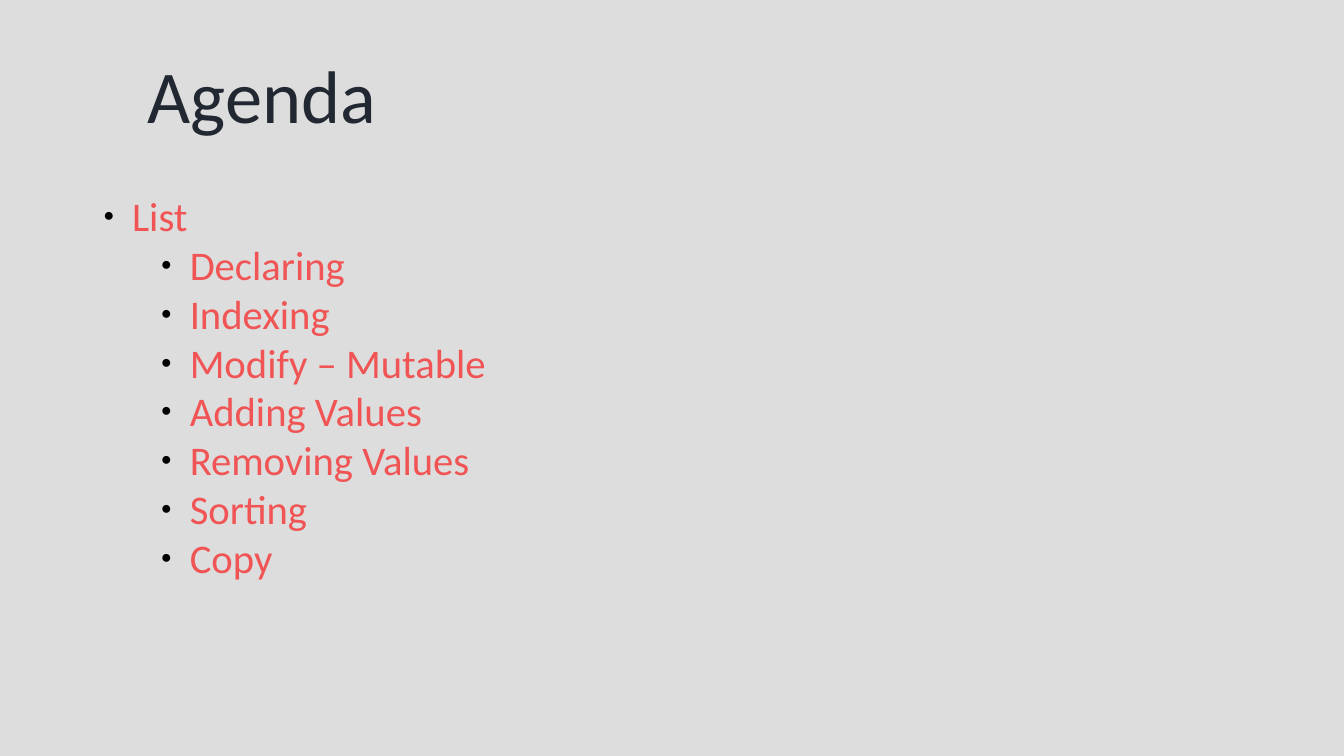
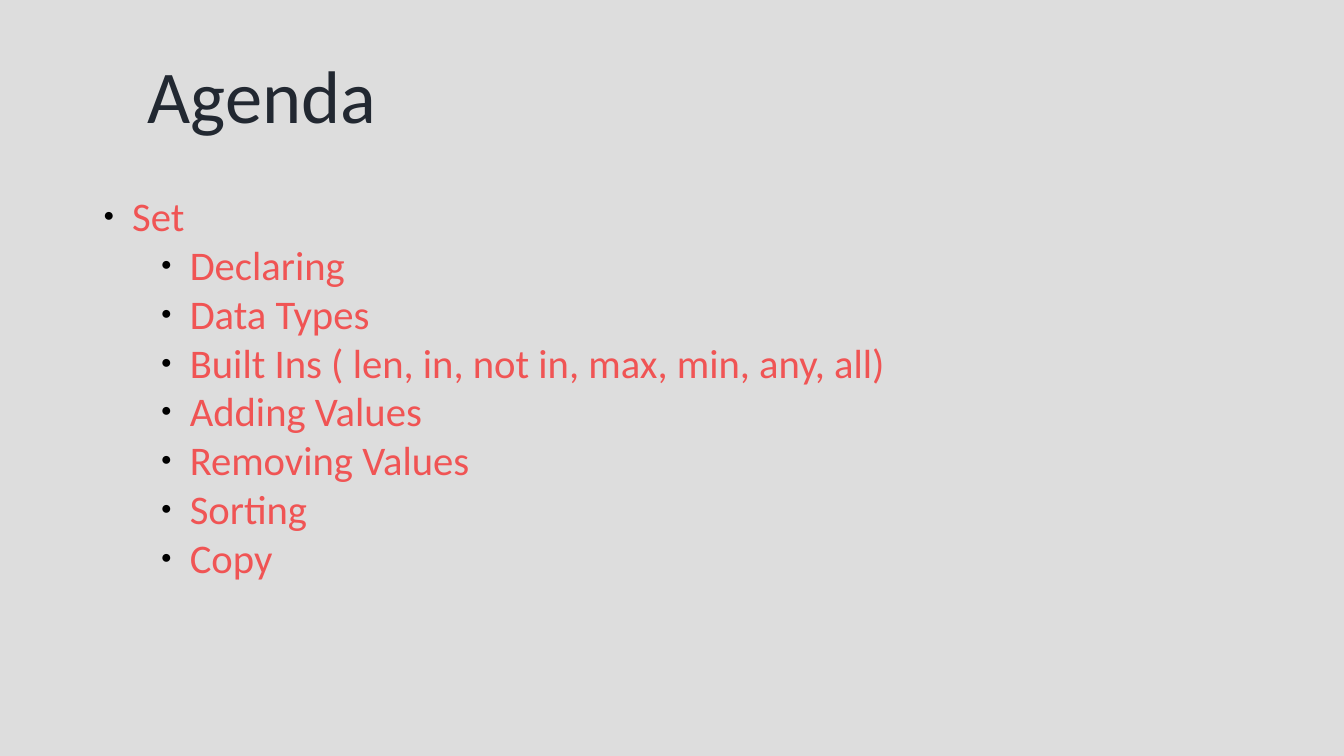
Before and after one commit to syedjafer/learning-notes, a slide deck: slide 2 of learnpythonwithus/session_10_ds_sets.odp (slide 3 before the commit). Drawn at 1344x756 pixels with LibreOffice and Linux fonts; fonts in the diff are those of the drawing. Boxes give left, top, right and bottom in pixels: in the first picture for what was removed or moved away, otherwise in the second. Text is boxed around its words. In the diff, an @@ line names an element or a change of style, - is before the commit and + after.

```diff
--- a/learnpythonwithus/session_10_ds_sets.odp
+++ b/learnpythonwithus/session_10_ds_sets.odp
@@ text at (132,204,184,231): text changed @@
-● List
+● Set
@@ text at (190,303,884,385): text changed @@
-    ● Indexing
-    ● Modify – Mutable
+    ● Data Types
+    ● Built Ins ( len, in, not in, max, min, any, all)
```
Also in this commit, not shown: 6 other slides changed, 8 slides added, 18 slides removed, 2 other files.
